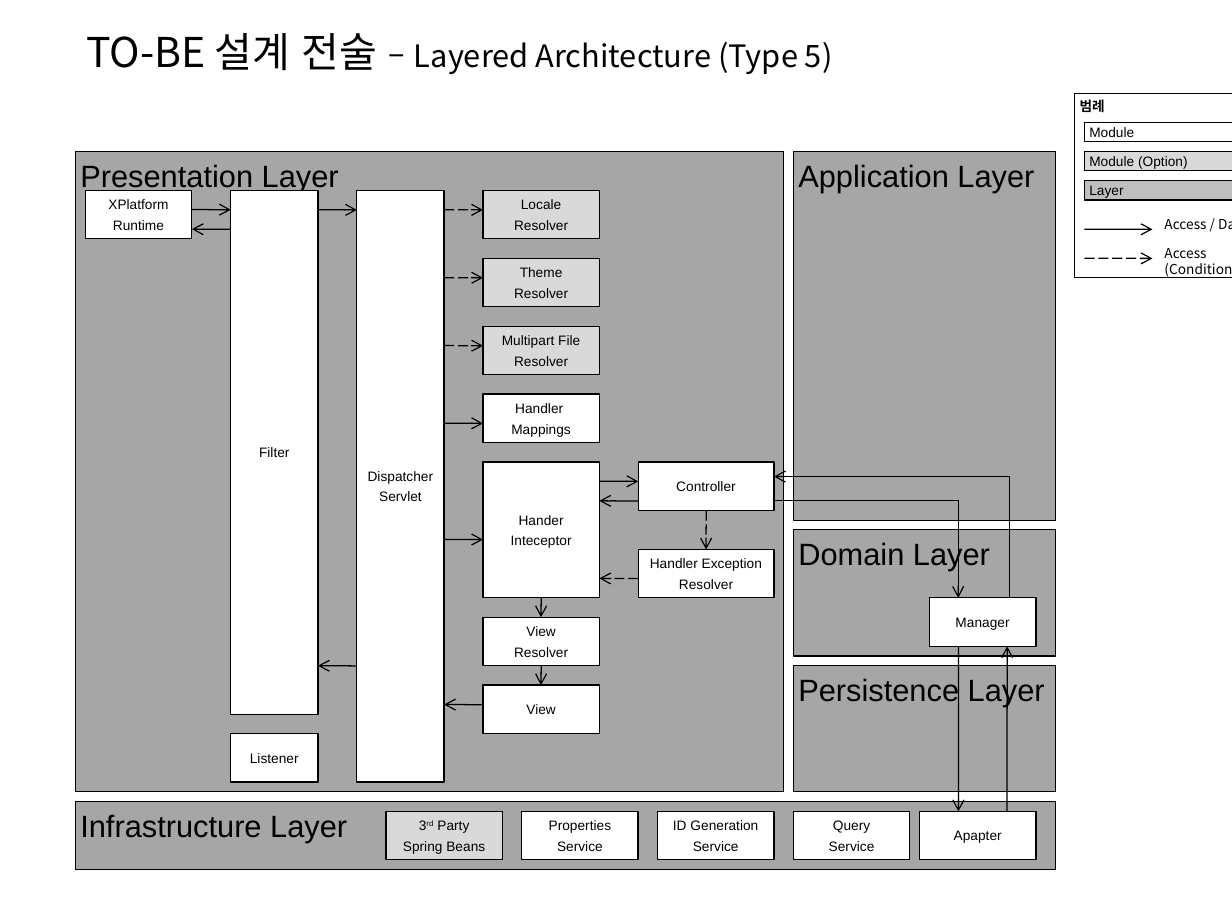
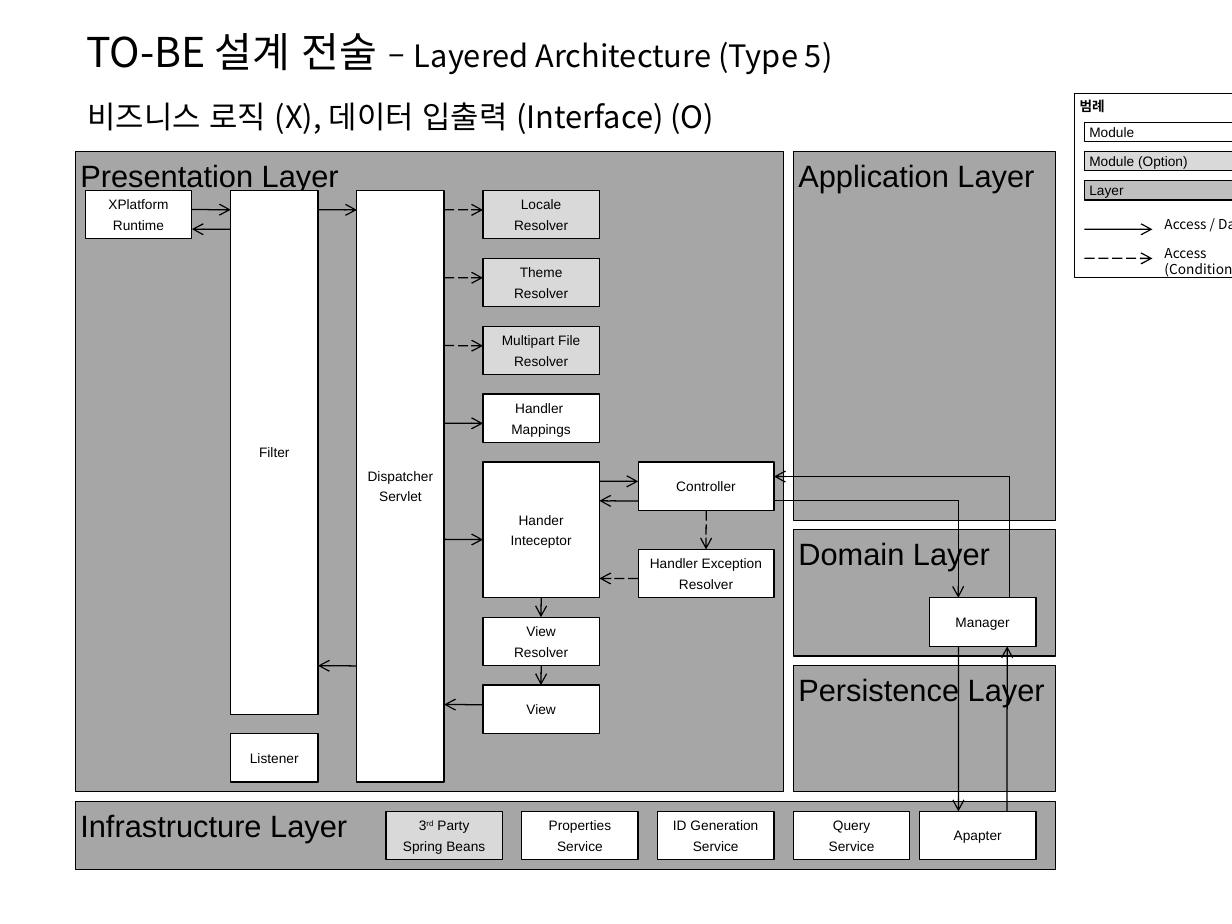
Before and after one commit to kwbaek/codelabor, a slide deck: slide 6 of documentation/0 architecture/design/TO-BE 설계 전술 (Layered Architecture).pptx. Drawn at 1232x924 pixels with LibreOffice and Linux fonts; fonts in the diff are those of the drawing. Boxes give left, top, right and bottom in pixels: in the first picture for what was removed or moved away, otherwise in the second. Text is boxed around its words. In the diff, an @@ line names an element or a change of style, - is before the commit and + after.

```diff
--- a/documentation/0 architecture/design/TO-BE 설계 전술 (Layered Architecture).pptx
+++ b/documentation/0 architecture/design/TO-BE 설계 전술 (Layered Architecture).pptx
@@ text added at bbox=[88, 102, 714, 134], 18 pt, text #000000 @@
+비즈니스 로직 (X), 데이터 입출력 (Interface) (O)
```
Also in this commit, not shown: 6 other slides changed, 2 slides added, 3 other files.
